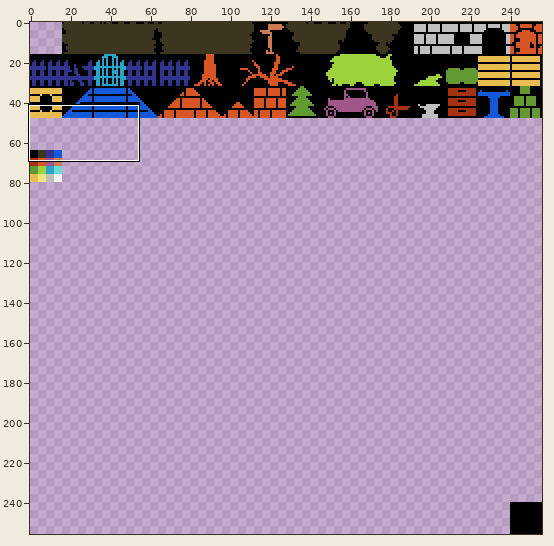
Sprite sheet, stored at bin/Debug/tiles.png. The picture above shows the old version from afar; the outline marks the close-up.
Close-up. Old version:
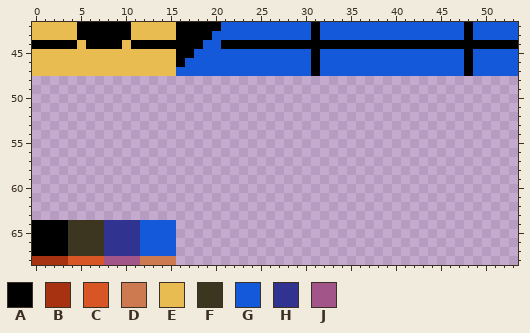
The file is 256x256 pixels. Shown: x 0..53, y 42..68.
Palette (. is transparent): A #000000  B #a73211  C #d85525  D #cd7a50  E #e8bc50  F #3c351f  G #1559db  H #313390  J #a15589
Pixels before, first column x 0:
42 EEEEEAAAAAAEEEEEAAAAAGGGGGGGGGGAGGGGGGGGGGGGGGGGAGGGGG
43 EEEEEAAAAAAEEEEEAAAAGGGGGGGGGGGAGGGGGGGGGGGGGGGGAGGGGG
44 AAAAAEAAAAEAAAAAAAAGGAAAAAAAAAAAAAAAAAAAAAAAAAAAAAAAAA
45 EEEEEEEEEEEEEEEEAAGGGGGGGGGGGGGAGGGGGGGGGGGGGGGGAGGGGG
46 EEEEEEEEEEEEEEEEAGGGGGGGGGGGGGGAGGGGGGGGGGGGGGGGAGGGGG
47 EEEEEEEEEEEEEEEEGGGGGGGGGGGGGGGAGGGGGGGGGGGGGGGGAGGGGG
48 ......................................................
49 ......................................................
50 ......................................................
51 ......................................................
52 ......................................................
53 ......................................................
54 ......................................................
55 ......................................................
56 ......................................................
57 ......................................................
58 ......................................................
59 ......................................................
60 ......................................................
61 ......................................................
62 ......................................................
63 ......................................................
64 AAAAFFFFHHHHGGGG......................................
65 AAAAFFFFHHHHGGGG......................................
66 AAAAFFFFHHHHGGGG......................................
67 AAAAFFFFHHHHGGGG......................................
68 BBBBCCCCJJJJDDDD......................................
The same view after the edit:
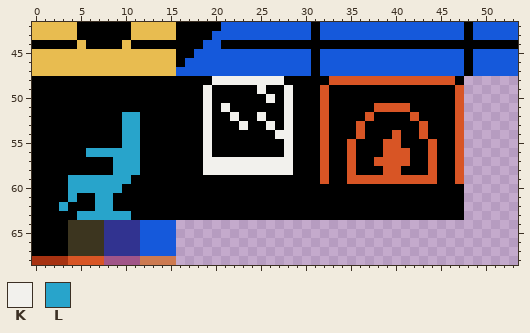
Colours new in this view: K #f2f1ed  L #28a4cb
Changes in this commit:
Changed rows in their new state; - is an unchanged pixel.
first column x 0:
48 AAAAAAAAAAAAAAAAAAAAKKKKKKKKAAAAACCCCCCCCCCCCCCA
49 AAAAAAAAAAAAAAAAAAAKAAAAAKAAKAAACAAAAAAAAAAAAAAC
50 AAAAAAAAAAAAAAAAAAAKAAAAAAKAKAAACAAAAAAAAAAAAAAC
51 AAAAAAAAAAAAAAAAAAAKAKAAAAAAKAAACAAAAACCCCAAAAAC
52 AAAAAAAAAALLAAAAAAAKAAKAAKAAKAAACAAAACAAAACAAAAC
53 AAAAAAAAAALLAAAAAAAKAAAKAAKAKAAACAAACAAAAAACAAAC
54 AAAAAAAAAALLAAAAAAAKAAAAAAAKKAAACAAACAAACAACAAAC
55 AAAAAAAAAALLAAAAAAAKAAAAAAAAKAAACAACAAACCAAACAAC
56 AAAAAALLLLLLAAAAAAAKAAAAAAAAKAAACAACAAACCCAACAAC
57 AAAAAAAAALLLAAAAAAAKKKKKKKKKKAAACAACAACCCCAACAAC
58 AAAAAAAAALLLAAAAAAAKKKKKKKKKKAAACAACAAACCAAACAAC
59 AAAALLLLLLLAAAAAAAAAAAAAAAAAAAAACAACCCCCCCCCCAAC
60 AAAALLLLLLAAAAAAAAAAAAAAAAAAAAAAAAAAAAAAAAAAAAAA
61 AAAALAALLAAAAAAAAAAAAAAAAAAAAAAAAAAAAAAAAAAAAAAA
62 AAALAAALLAAAAAAAAAAAAAAAAAAAAAAAAAAAAAAAAAAAAAAA
63 AAAAALLLLLLAAAAAAAAAAAAAAAAAAAAAAAAAAAAAAAAAAAAA
Changed places in both close-ups, as pixel boxes (x1, y1, x2, y2):
added: (32, 76, 464, 220)
